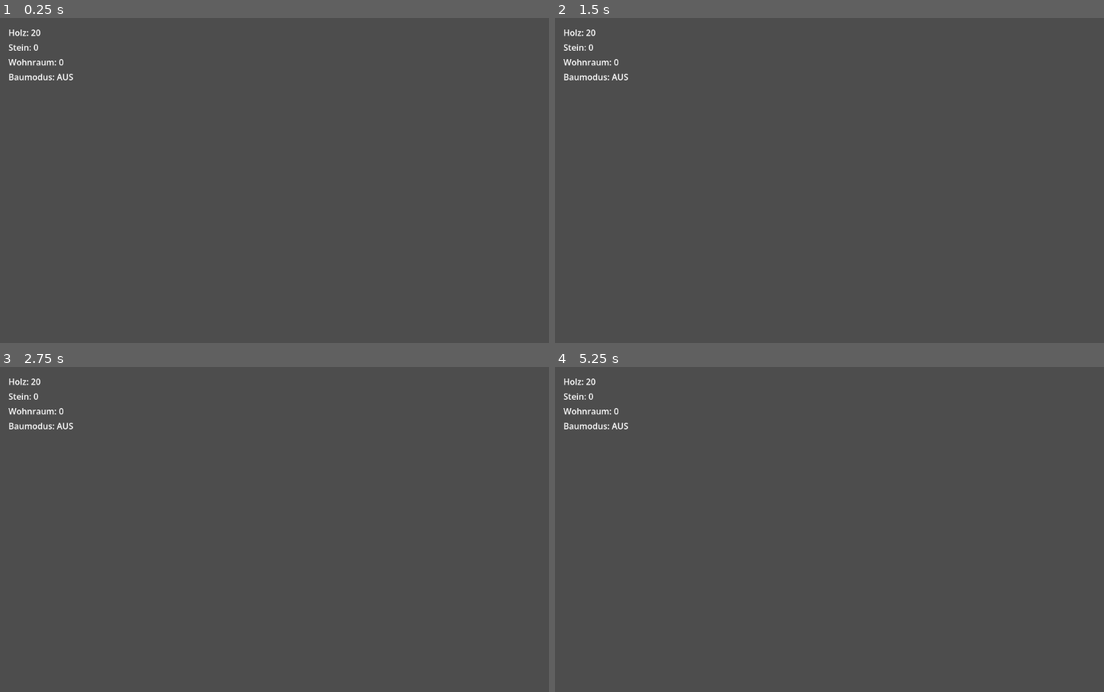
Above: before the commit, frames 1-4 (two rows, left to right).
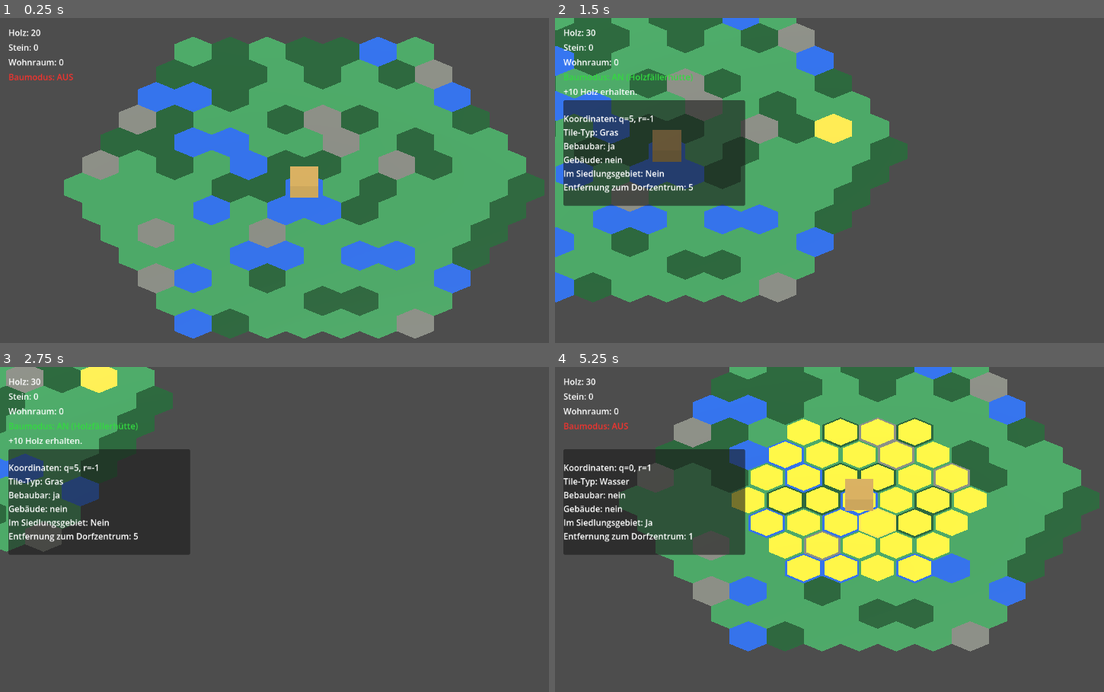
Above: after the commit, the same moments.

Repository: Ranu4922/CodexGame
Game: Godot game, scene res://scenes/Main.tscn
Two runs of this game, one before a commit and one after it. Both use one fixed random seed, a clock stepped at 60 frames per second and the inputs below.
Inputs (mouse positions are in pixels of both pictures, inside the frame that each line leads up to):
- Up to frame 1 (0.25 s): no input
- Up to frame 2 (1.5 s): tap Enter at 0.5 s; move the mouse to (994, 170) at 0.52 s; hold D 0.53-1.28 s; tap B at 0.6 s; click (994, 170) at 0.67 s; move the mouse to (736, 206) at 1.27 s; hold S from 1.28 s (still down); tap R at 1.35 s
- Up to frame 3 (2.75 s): move the mouse to (362, 461) at 2.02 s; release S at 2.03 s; hold D from 2.03 s (still down); tap 1 at 2.1 s
- Up to frame 4 (5.25 s): move the mouse to (829, 607) at 2.77 s; release D at 2.78 s; hold W 2.78-3.53 s; tap one key every 0.75 s from 2.85 s: 2 3 V B; click (829, 607) at 2.92 s; move the mouse to (1043, 588) at 3.52 s; hold A 3.53-5.03 s; move the mouse to (675, 487) at 4.27 s; move the mouse to (889, 539) at 5.02 s; hold S from 5.03 s (still down); click (889, 539) at 5.17 s

The runs differ from the first frame. In frame 1, 60% of the frame differs, in the area x 1-100%, y 5-99%; in frame 2, 45%; in frame 3, 18%; in frame 4, 61%, in the area x 1-100%, y 0-88%.
Error before the commit: Parse Error: Expected end of statement after expression, found "Identifier" instead. (res://scripts/hex_grid.gd:67)

Commit message:
Fix material initialization formatting

Diff:
--- a/scripts/hex_grid.gd
+++ b/scripts/hex_grid.gd
@@ -64,7 +64,8 @@
 		"Stein": _make_material(Color(0.45, 0.46, 0.43)),
 	}
 	selected_material = _make_material(Color(0.95, 0.78, 0.25))
-	building_material = _make_material(Color(0.46, 0.25, 0.10))	influence_marker_material = _make_material(Color(0.90, 0.82, 0.20))
+	building_material = _make_material(Color(0.46, 0.25, 0.10))
+	influence_marker_material = _make_material(Color(0.90, 0.82, 0.20))
 	_generate_grid()
 	_place_starting_village_center()
 	_update_village_center_influence()
